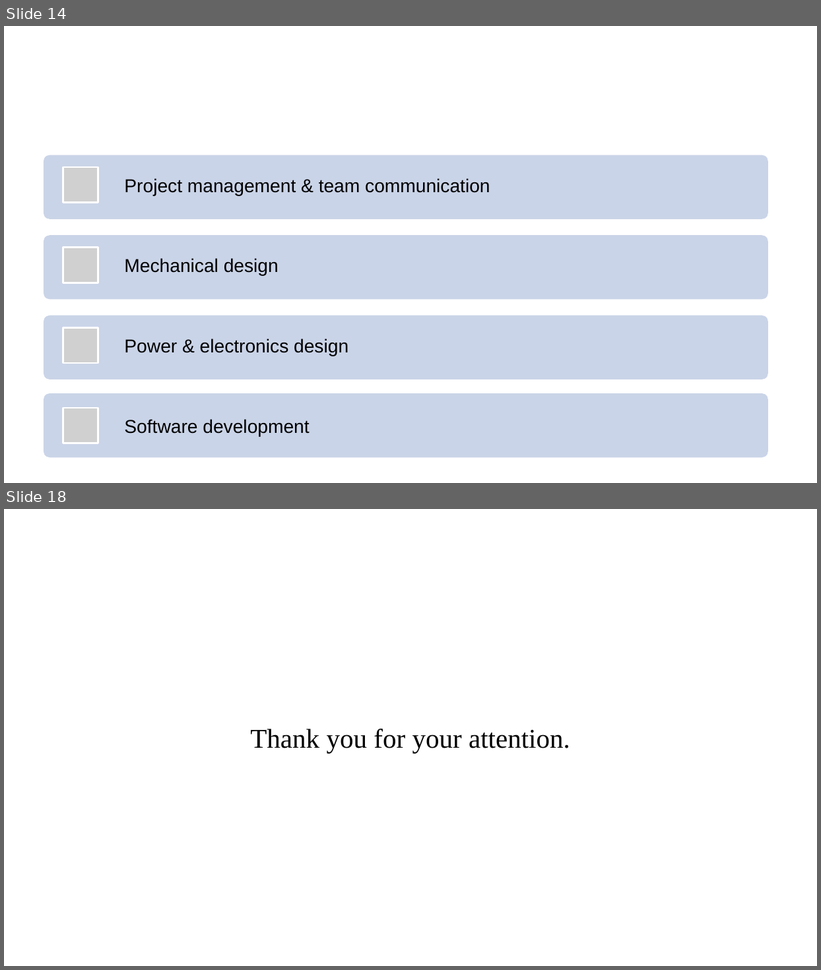
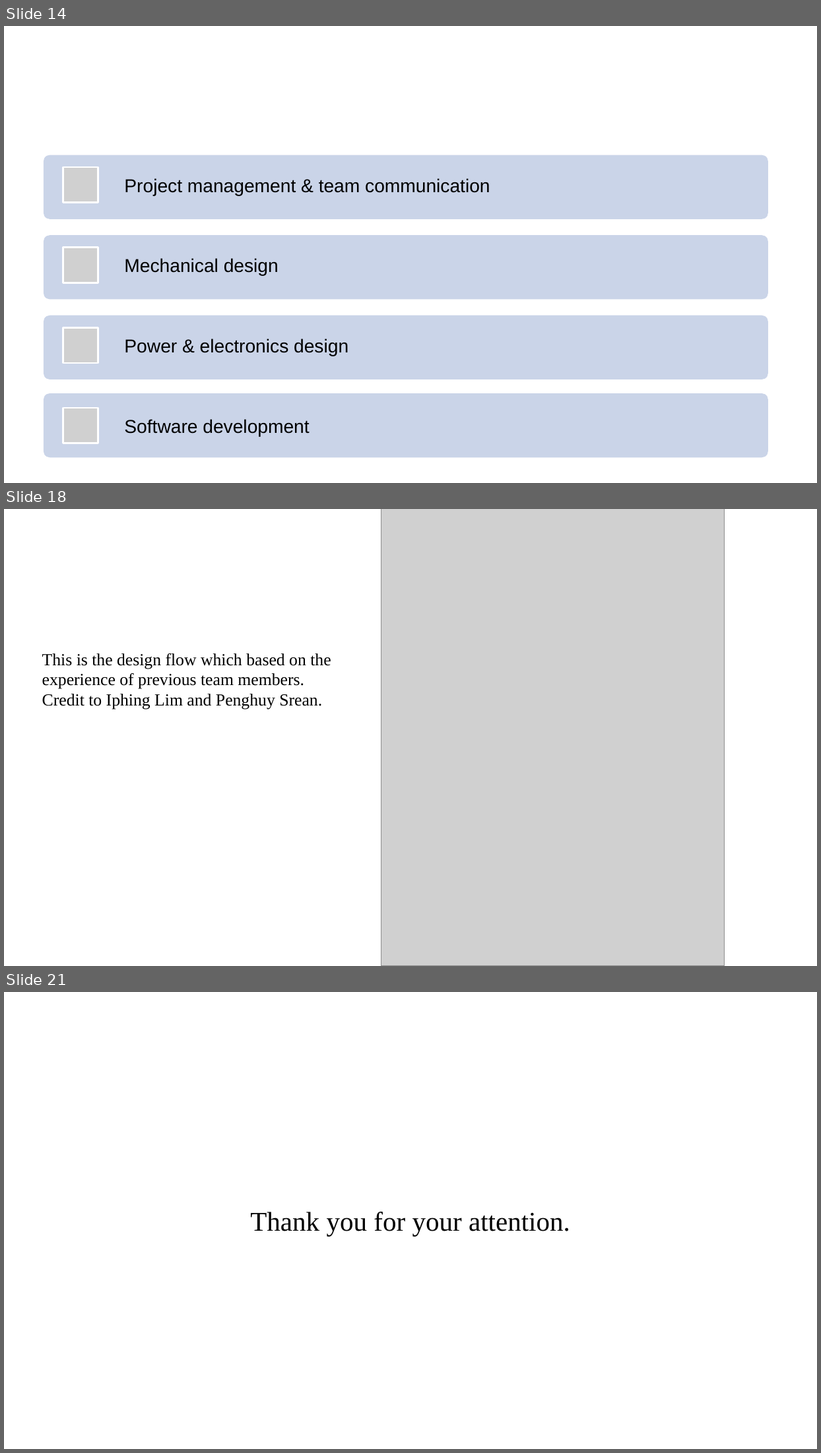
Before and after one commit to MorokotSakal/robotics-se, a slide deck: RoboticsTeam_SysEng_211227.pptx. Shown one above the other, each under a label of ours: slides 14 and 18 before the commit, slides 14, 18 and 21 after it; the slides between them are not shown. The pictures are 821x970 and 821x1453 pixels, drawn with LibreOffice and Linux fonts; fonts in the diff are those of the drawing; grey boxes stand for pictures; background and template pictures are left out. Boxes give left, top, right and bottom in pixels: in the first picture for what was removed or moved away, otherwise in the second. Text is boxed around its words. In the diff, an @@ line names an element or a change of style, - is before the commit and + after.

Commit message:
revise the overall content, added design flow

```diff
--- a/RoboticsTeam_SysEng_211227.pptx
+++ b/RoboticsTeam_SysEng_211227.pptx
@@ slide 18 added at <box>4,509,817,966</box>, background #FFFFFF @@
@@ picture added at <box>381,509,724,966</box> @@
@@ title added at <box>36,535,789,589</box>, 36 pt, text #FFFFFF, bold @@
+(Bonus) Design Flow
@@ text added at <box>42,654,331,710</box>, 20 pt, text #000000 @@
+This is the design flow which based on the experience of previous team members.
+Credit to Iphing Lim and Penghuy Srean.
@@ what was slide 18 is now slide 21 @@
```
Also in this commit, not shown: 15 slides changed, 1 other slide added, 1 slide removed.
